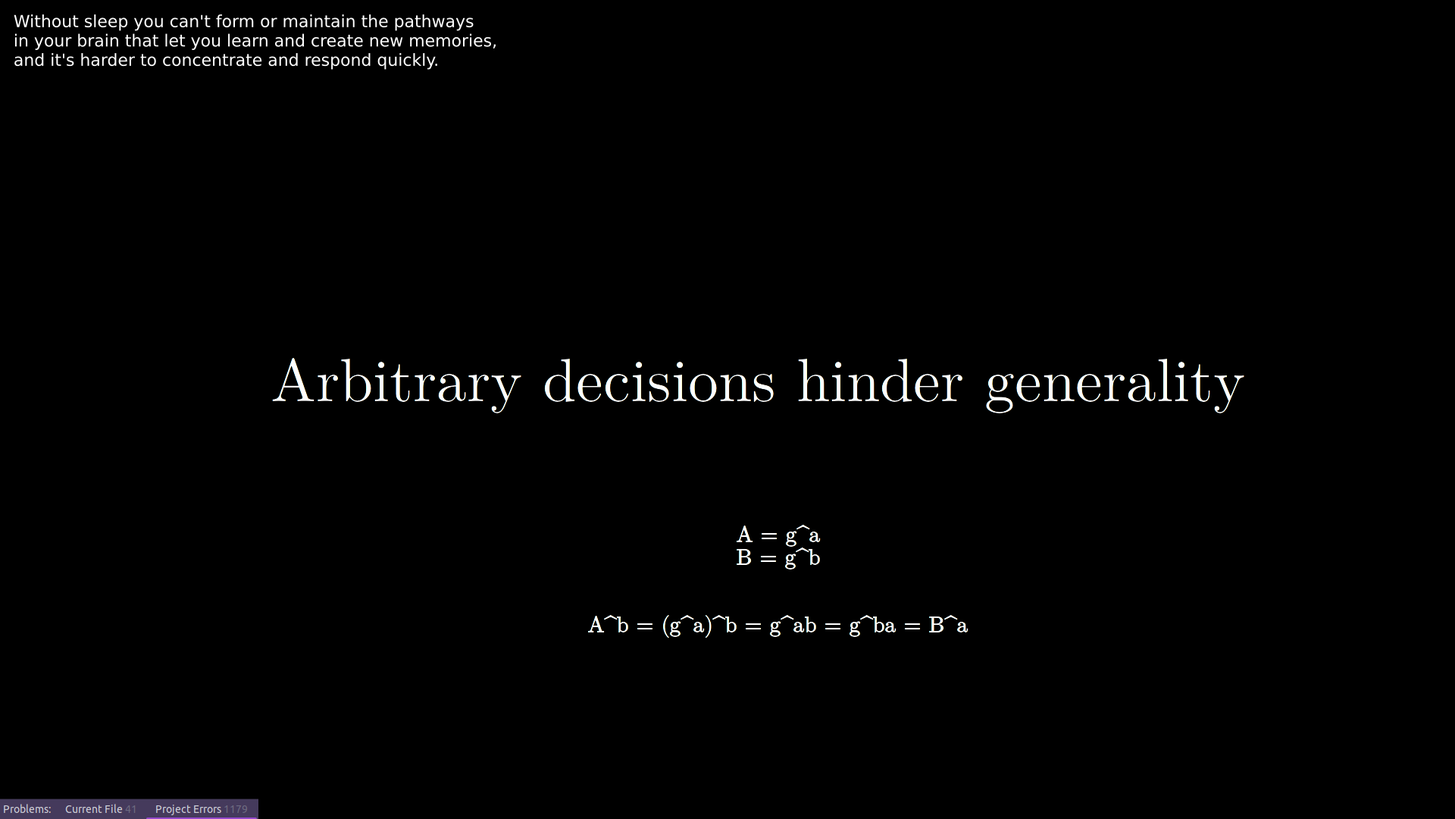
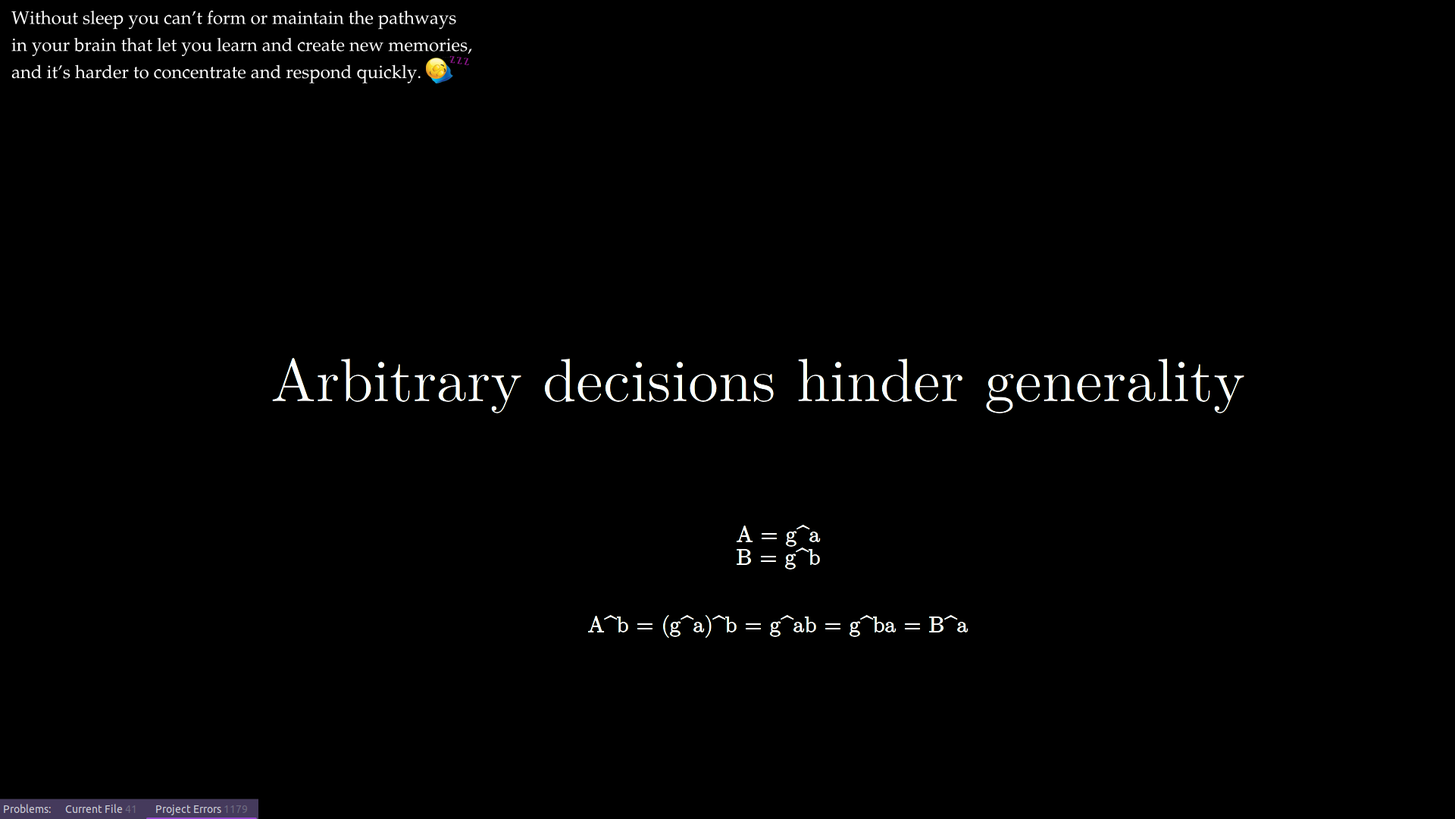
Layered file, before and after one edit (1455x819). Changes by layer:
removed layer "Tekenlaag 1" over bbox(11, 9, 496, 84)
added layer "Tekenlaag 1 (geplakt)" above "Achtergrond" over bbox(339, 10, 486, 84)
added layer "Achtergrond" over bbox(11, 9, 496, 84)
